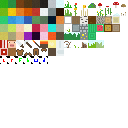
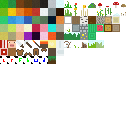
Layer changes from the first 128x128 image to the second:
renamed "Layer" to "blocks8-v1.png", painted on it over [0, 0, 56, 64]
removed layer "Clipboard" over [0, 0, 16, 8]
